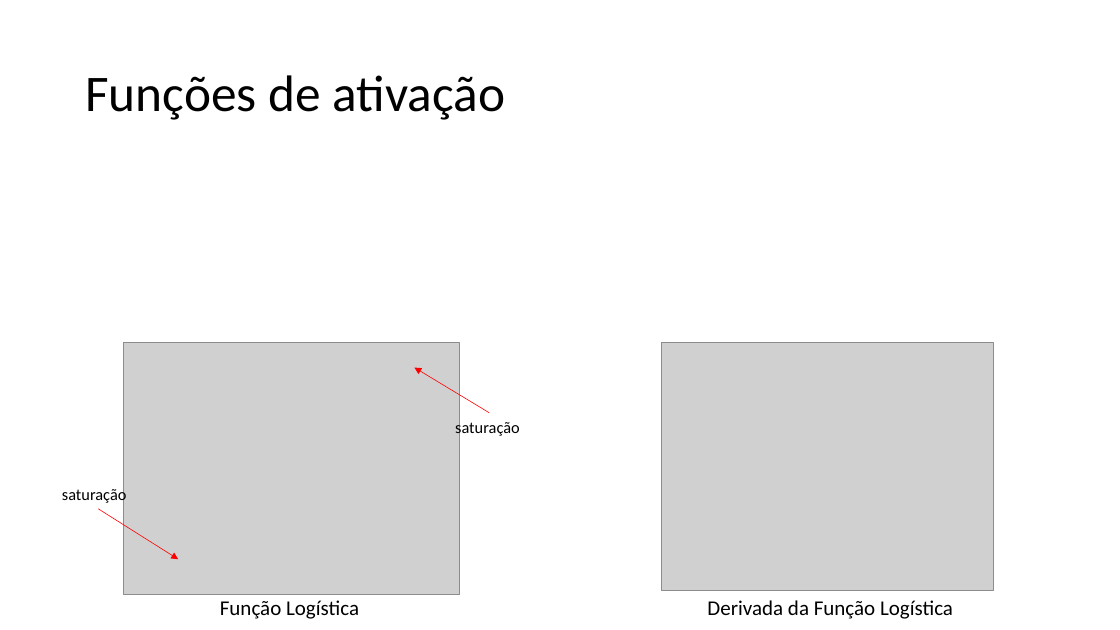
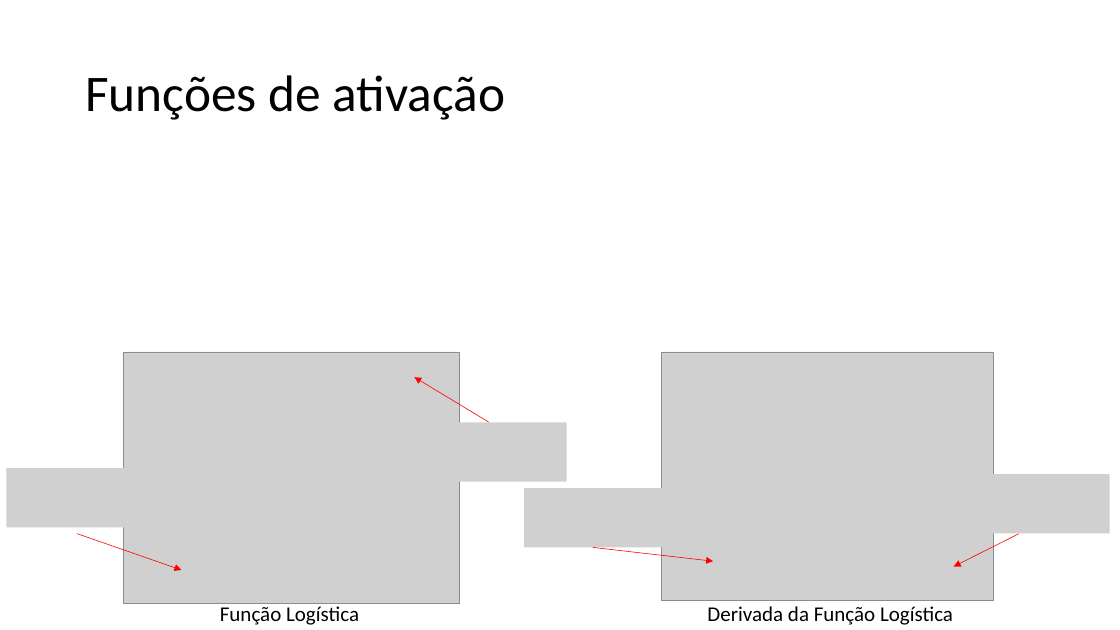
Before and after one commit to zz4fap/t320_aprendizado_de_maquina, a slide deck: slide 8 of slides/T320_Redes_Neurais_Artificiais (Parte II).pptx. Drawn at 1120x630 pixels with LibreOffice and Linux fonts; fonts in the diff are those of the drawing; grey boxes stand for pictures. Boxes give left, top, right and bottom in pixels: in the first picture for what was removed or moved away, otherwise in the second. Text is boxed around its words. In the diff, an @@ line names an element or a change of style, - is before the commit and + after.

```diff
--- a/slides/T320_Redes_Neurais_Artificiais (Parte II).pptx
+++ b/slides/T320_Redes_Neurais_Artificiais (Parte II).pptx
@@ 2 pictures, 1 arrow: place and size @@
-2 pictures, 1 arrow at (124,343,993,595)
+2 pictures, 1 arrow at (124,352,993,604)
@@ picture added at (429,423,567,482) @@
@@ text removed at (455,420,520,438) @@
-saturação
@@ picture added at (7,468,145,528) @@
@@ picture added at (972,474,1110,534) @@
@@ text removed at (62,487,127,505) @@
-saturação
@@ picture added at (524,488,662,548) @@
@@ arrow moved from (98, 509) - (178, 560) to (77, 534) - (181, 571) @@
@@ arrow added from (1019, 534) to (954, 566), #FF0000 0.5 pt @@
@@ arrow added from (593, 548) to (713, 561), #FF0000 0.5 pt @@
@@ text "Função Logística": place and size @@
-text "Função Logística" at (220,600,359,619)
+text "Função Logística" at (220,603,359,625)
@@ text "Derivada da Função Logística": place and size @@
-text "Derivada da Função Logística" at (707,600,953,619)
+text "Derivada da Função Logística" at (707,606,953,625)
```
Also in this commit, not shown: 6 other slides changed, 1 other file.
